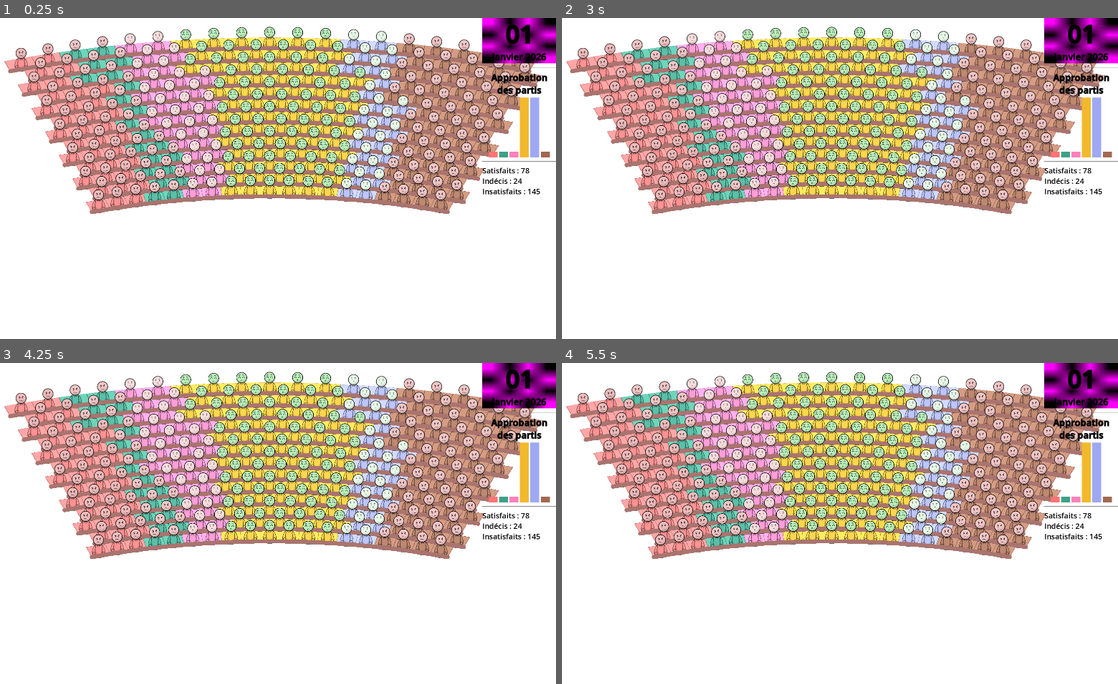
Above: before the commit, frames 1-4 (two rows, left to right).
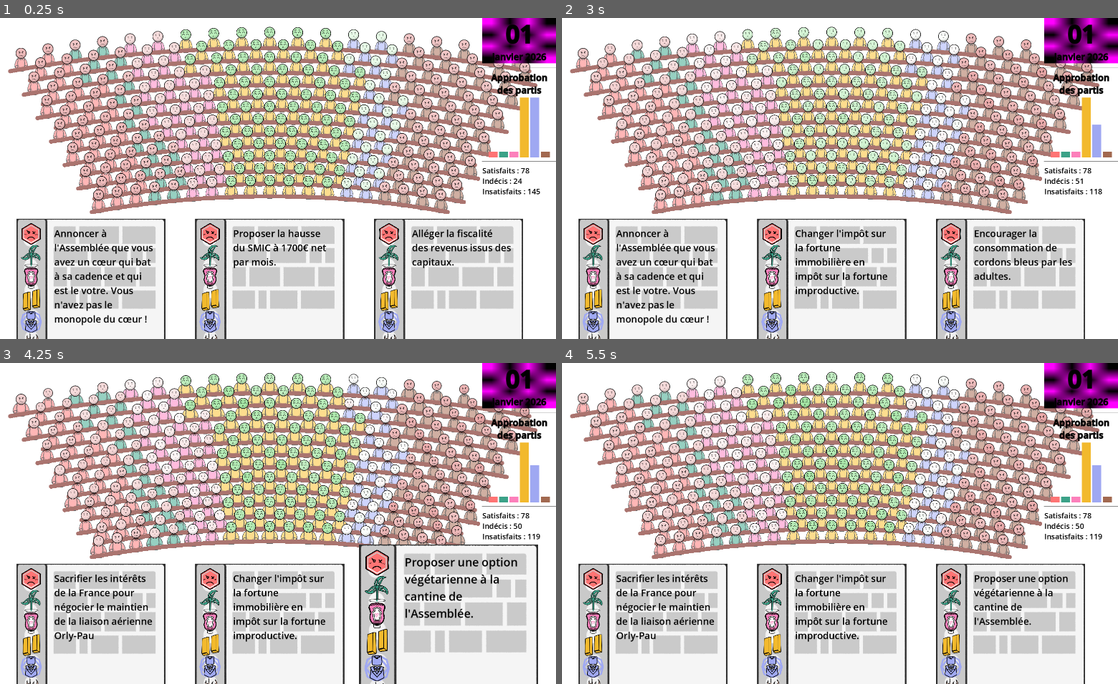
Above: after the commit, the same moments.

Repository: remimorvan/assemblee-nationale-simulator
Game: Godot game, scene res://scenes/game.tscn
The game is run twice, just before and just after one commit, with the same random seed, the same clock (stepped at 60 frames per second) and the same inputs.
Inputs (mouse positions are in pixels of both pictures, inside the frame that each line leads up to):
- Up to frame 1 (0.25 s): no input
- Up to frame 2 (3 s): tap Enter at 0.5, 2 s; move the mouse to (1079, 127) at 0.52 s; click (1079, 127) at 0.67 s; tap Space at 1.25, 2.75 s; move the mouse to (717, 194) at 1.27 s; click (717, 194) at 1.42 s; move the mouse to (890, 107) at 2.02 s; click (890, 107) at 2.17 s; move the mouse to (801, 242) at 2.77 s; click (801, 242) at 2.92 s
- Up to frame 3 (4.25 s): move the mouse to (439, 571) at 3.52 s; click (439, 571) at 3.67 s
- Up to frame 4 (5.5 s): move the mouse to (662, 475) at 4.27 s; click (662, 475) at 4.42 s; move the mouse to (862, 523) at 5.02 s; click (862, 523) at 5.17 s

The runs differ from the first frame. In frame 1, 37% of the frame differs, in the area x 0-98%, y 6-100%; in frame 2, 43%; in frame 3, 48%, in the area x 0-98%, y 2-100%; in frame 4, 40%.
Error before the commit: Cannot call method 'instantiate' on a null value. (res://scripts/deck.gd:22)

Commit message:
hemicycle highlight

Diff:
--- a/assets/hemicycle/hemicycle.gdshader
+++ b/assets/hemicycle/hemicycle.gdshader
@@ -3,7 +3,15 @@
 const int HEIGHT = 13;
 const vec2 cycle_center = vec2(0.5,1.7);
 
-uniform vec3 party_colors[6];
+uniform int highlighted_color = -1;
+const vec3 party_colors[6] = {
+	vec3(255., 116., 116.)/256.,
+	vec3(59., 163., 137.)/256.,
+	vec3(253., 128., 188.)/256.,
+	vec3(243., 186., 45.)/256.,
+	vec3(160., 169., 243.)/256.,
+	vec3(163., 105., 80.)/256.
+};
 uniform int party_values[WIDTH*HEIGHT];
 
 void vertex() {
@@ -32,18 +40,19 @@
 
 	int cellx = int(projectedx*float(WIDTH));
 
-	vec3 color = party_colors[party_values[celly+HEIGHT*cellx]];
-	if (projectedx>=0. && projectedy>=0. && projectedy<=1. && projectedx<=1.)
+	int party = party_values[celly+HEIGHT*cellx];
+	vec3 color = party_colors[party];
+	if (projectedx>=0. && projectedy>=0. && projectedy<=1. && projectedx<=1. && party==highlighted_color)
 	{
-		COLOR = vec4(color,1.0)+vec4(0.2f);
+		COLOR = vec4(color,1.0);
 	}
 
-	if (projectedx>=-0.01/float(WIDTH) && projectedy>=-0.02/float(HEIGHT) &&
+	/*if (projectedx>=-0.01/float(WIDTH) && projectedy>=-0.02/float(HEIGHT) &&
 		projectedy<=0.999 && projectedx<=1.+0.02/float(HEIGHT) &&
 		(around_integer(projectedx*float(WIDTH),0.01) || around_integer(r*float(HEIGHT),0.02)))
 	{
 		COLOR = vec4((vec3(0.,0.,0.)+ 4.*color)/5.,1.);
-	}
+	}*/
 }
 
 //void light() {
--- a/scenes/card.tscn
+++ b/scenes/card.tscn
@@ -38,7 +38,6 @@
 size = Vector2(498, 648)
 
 [sub_resource type="LabelSettings" id="LabelSettings_6u4wf"]
-font = ExtResource("16_54seb")
 font_size = 32
 font_color = Color(0, 0, 0, 1)
 
@@ -108,12 +107,12 @@
 layout_mode = 0
 texture = ExtResource("12_b834i")
 
-[node name="rn" type="TextureRect" parent="Sprite2D/Logos" groups=["card_asset"]]
+[node name="fachos" type="TextureRect" parent="Sprite2D/Logos" groups=["card_asset"]]
 material = SubResource("ShaderMaterial_xjciw")
 layout_mode = 2
 texture = ExtResource("13_07urr")
 
-[node name="rn" type="TextureRect" parent="Sprite2D/Logos/rn" groups=["card_asset"]]
+[node name="fachos" type="TextureRect" parent="Sprite2D/Logos/fachos" groups=["card_asset"]]
 material = SubResource("ShaderMaterial_xjciw")
 layout_mode = 0
 texture = ExtResource("14_l85n3")
--- a/scenes/game.tscn
+++ b/scenes/game.tscn
@@ -61,12 +61,8 @@
 [node name="Plot" parent="VBoxContainer" instance=ExtResource("4_lbhrr")]
 custom_minimum_size = Vector2(100, 200)
 layout_mode = 2
-bar_values = Array[float]([0.3, 0.7, 0.5, 0.9, 0.4, 0.6])
-bar_colors = Array[Color]([Color(0.996094, 0.453125, 0.453125, 1), Color(0.230469, 0.636719, 0.535156, 1), Color(0.988281, 0.5, 0.734375, 1), Color(0.949219, 0.726562, 0.175781, 1), Color(0.625, 0.660156, 0.949219, 1), Color(0.636719, 0.410156, 0.3125, 1)])
 bar_spacing = 5
 bar_width = 30
-hover_scale = 1.1
-hover_color_brightness = 1.3
 min_bar_height = 20
 
 [node name="HSeparator2" type="HSeparator" parent="VBoxContainer"]
--- a/scenes/hemicycle.tscn
+++ b/scenes/hemicycle.tscn
@@ -6,7 +6,7 @@
 
 [sub_resource type="ShaderMaterial" id="ShaderMaterial_hw2pa"]
 shader = ExtResource("3_8igwf")
-shader_parameter/party_colors = PackedVector3Array(0, 0, 0, 0, 0, 0, 0, 0, 0, 0, 0, 0, 0, 0, 0, 0, 0, 0)
+shader_parameter/highlighted_color = -1
 shader_parameter/party_values = PackedInt32Array(0, 0, 0, 0, 0, 0, 0, 0, 0, 0, 0, 0, 0, 0, 0, 0, 0, 0, 0, 0, 0, 0, 0, 0 …(670 unchanged characters)…
 
 [node name="Hemicycle" type="Node2D"]
@@ -20,3 +20,4 @@
 offset_bottom = 1080.0
 mouse_filter = 1
 color = Color(1, 1, 1, 0)
+metadata/_edit_lock_ = true
--- a/scripts/hemicycle.gd
+++ b/scripts/hemicycle.gd
@@ -140,9 +140,12 @@
 	TextStats.bbcode_text = "[color=black][font_size=25]Satisfaits : %s\nIndécis : %s\nInsatisfaits : %s" % compute_number_approvals()
 
 func highlight(index: int):
-	party_colors[index] *= 2
 	var mat: ShaderMaterial = $TextureRect.material
-	mat.set_shader_parameter("party_colors", party_colors)
+	mat.set_shader_parameter("highlighted_color", index)
+
+func unhighlight():
+	var mat: ShaderMaterial = $TextureRect.material
+	mat.set_shader_parameter("highlighted_color", -1)
 
 # Crée et place le MP
 func new_mp(seat: int) -> int:	# returns number of the political party of mp
--- a/scripts/plot.gd
+++ b/scripts/plot.gd
@@ -78,6 +78,8 @@
 
 			if hovered_index != -1:
 				_on_bar_hovered(hovered_index)
+			else:
+				Hemicycle.unhighlight()
 
 func _on_mouse_entered():
 	pass
@@ -85,12 +87,12 @@
 func _on_mouse_exited():
 	if hovered_index != -1:
 		hovered_index = -1
+		Hemicycle.unhighlight();
 		queue_redraw()
 
 func _on_bar_hovered(index: int):
-	print("Bar %d hovered! Value: %.2f" % [index, bar_values[index]])
+	# print("Bar %d hovered! Value: %.2f" % [index, bar_values[index]])
 	Hemicycle.highlight(index);
-	# TODO: highlight the political group
 
 func update_bar_value(index: int, new_value: float):
 	if 0 <= index && index < 6:
Not shown: 1 places in scenes/card.tscn that only renumber resources
